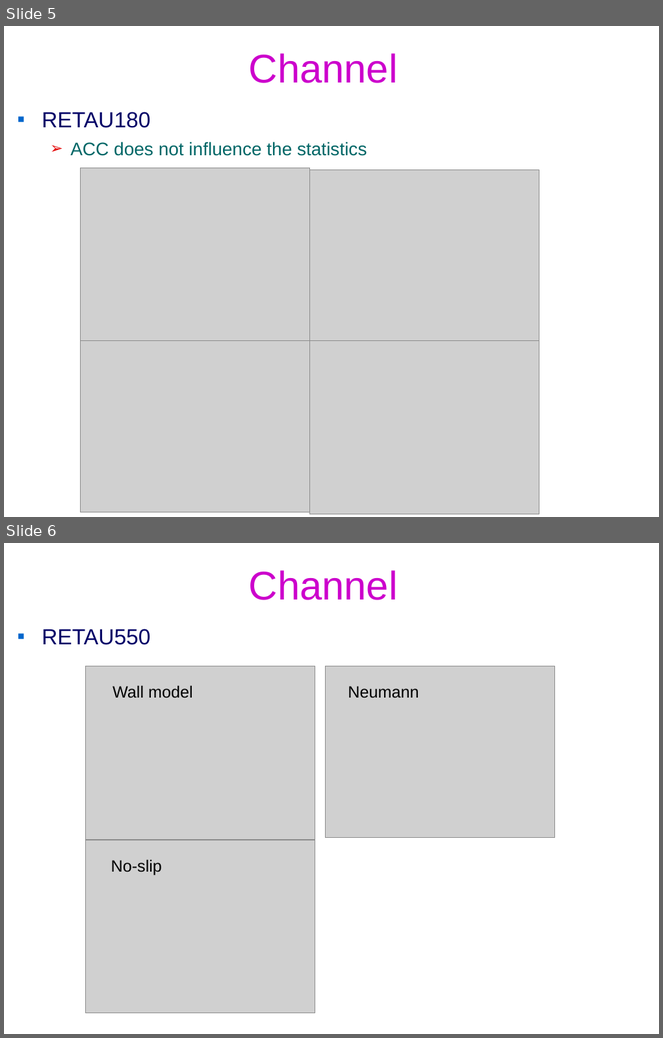
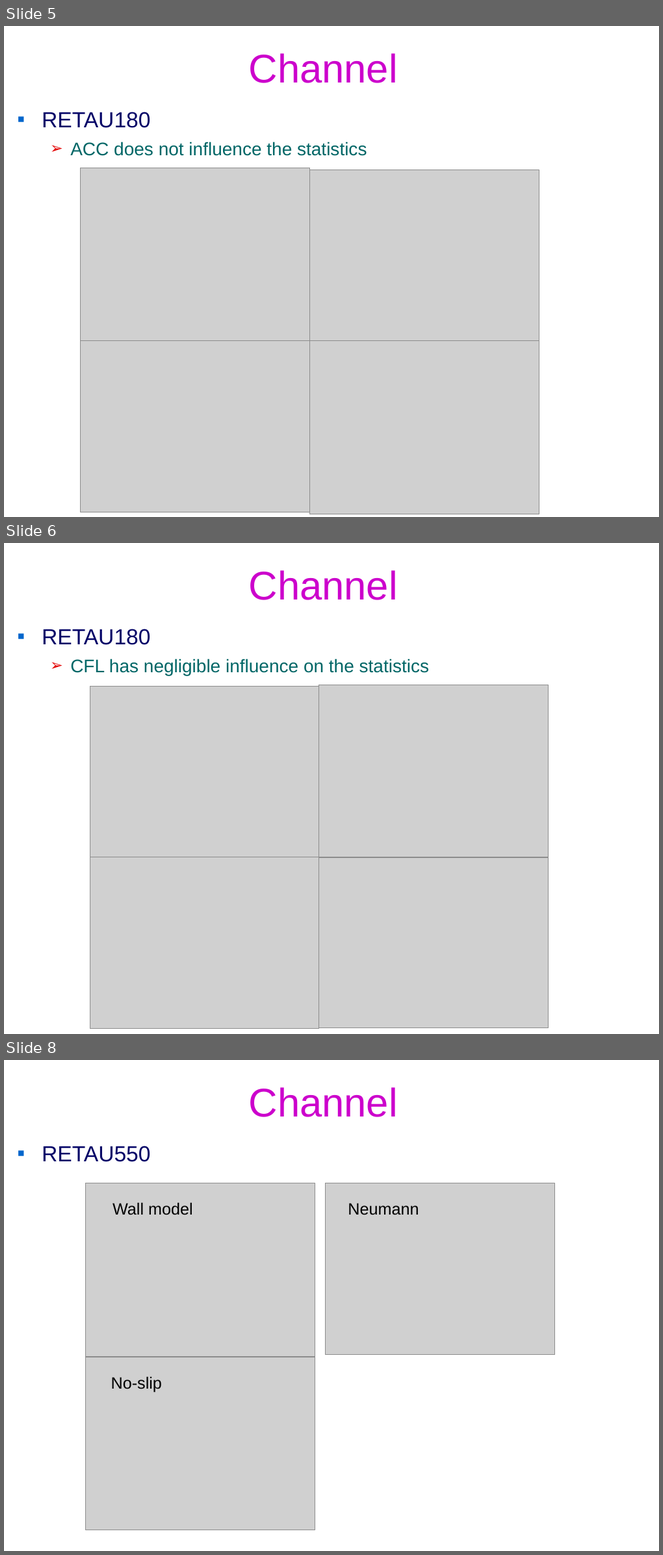
Before and after one commit to federicoVerolini/CaLES, a slide deck: docs/vv.pptx. Shown one above the other, each under a label of ours: slides 5 and 6 before the commit, slides 5, 6 and 8 after it; the slides between them are not shown. The pictures are 663x1038 and 663x1555 pixels, drawn with LibreOffice and Linux fonts; fonts in the diff are those of the drawing; grey boxes stand for pictures; background and template pictures are left out. Boxes give left, top, right and bottom in pixels: in the first picture for what was removed or moved away, otherwise in the second. Text is boxed around its words. In the diff, an @@ line names an element or a change of style, - is before the commit and + after.

```diff
--- a/docs/vv.pptx
+++ b/docs/vv.pptx
@@ slide 6 added at box(4, 543, 659, 1034), background #FFFFFF @@
@@ title added at box(249, 570, 398, 600), 44 pt, text #CC00CC @@
+Channel
@@ text added at box(42, 629, 429, 676), 20 pt, text #006666 @@
+▪ RETAU180
+  ➢ CFL has negligible influence on the statistics
@@ picture added at box(90, 687, 319, 858) @@
@@ picture added at box(319, 685, 549, 858) @@
@@ picture added at box(90, 857, 319, 1029) @@
@@ picture added at box(319, 858, 549, 1029) @@
@@ what was slide 6 is now slide 8 @@
```
Also in this commit, not shown: 9 slides changed, 4 other slides added, 4 slides removed, 4 other files.
